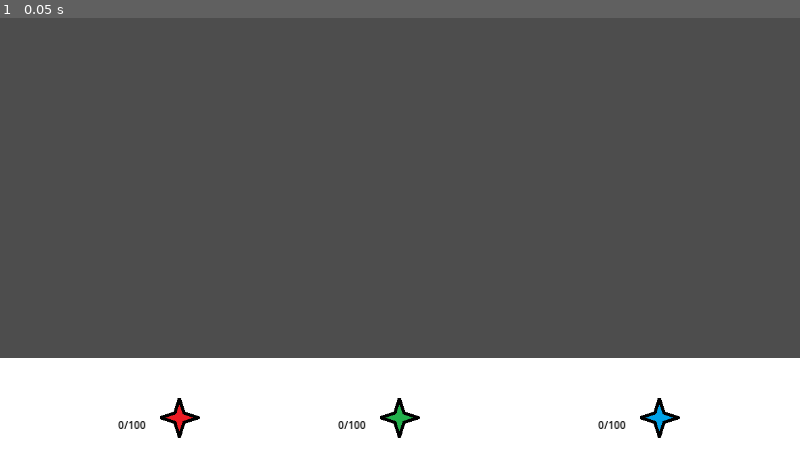
Above: before the commit, frame 1.
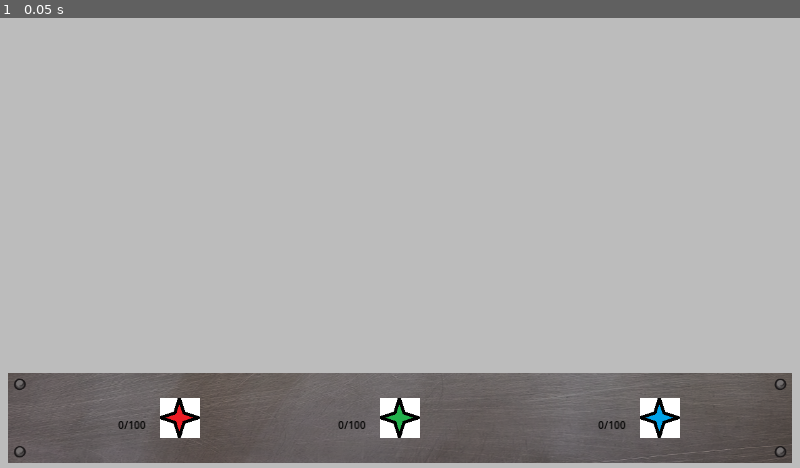
Above: after the commit, the same moment.

Repository: Piqulsky/hackathon
Game: Godot game, scene res://main_scene.tscn
Same seed, same stepped clock (60 frames per second), same inputs: the game is played once before the commit and once after it. This scene is started directly instead of the project's main scene.
Inputs:
- Up to frame 1 (0.05 s): no input

The runs differ from the first frame. In frame 1, 99% of the frame differs, in the area x 0-100%, y 0-100%.

Commit message:
Basic clickers plus scenes

Diff:
--- a/GUI/main_clickers.tscn
+++ b/GUI/main_clickers.tscn
@@ -1,6 +1,7 @@
-[gd_scene load_steps=8 format=3 uid="uid://ocjtlcfvg40s"]
+[gd_scene load_steps=9 format=3 uid="uid://ocjtlcfvg40s"]
 
 [ext_resource type="Texture2D" uid="uid://ds7wnuyi7kkda" path="res://TMPTextures/1.png" id="1_fod3n"]
+[ext_resource type="Texture2D" uid="uid://lcjhjxwbef5t" path="res://Textures/button_panel.png" id="1_xcymm"]
 [ext_resource type="Texture2D" uid="uid://cwclw3njmwnbj" path="res://TMPTextures/5.png" id="2_o5orp"]
 [ext_resource type="Script" path="res://Scripts/MainClickers/MaterialsTextureButton.gd" id="2_qh5u3"]
 [ext_resource type="Texture2D" uid="uid://bug7xvf1l1n6h" path="res://TMPTextures/6.png" id="3_tvfke"]
@@ -18,11 +19,9 @@
 grow_horizontal = 2
 grow_vertical = 2
 
-[node name="TMPBar" type="Polygon2D" parent="."]
-position = Vector2(640, 720)
-polygon = PackedVector2Array(-640, -176, -640, 0, 640, 0, 640, -176)
-
 [node name="ClickerBar" type="Sprite2D" parent="."]
+position = Vector2(640, 640)
+texture = ExtResource("1_xcymm")
 
 [node name="Clickers" type="Control" parent="."]
 anchors_preset = 0
--- a/Panels/creation_panel.tscn
+++ b/Panels/creation_panel.tscn
@@ -1,3 +1,9 @@
 [gd_scene format=3 uid="uid://dykxdwd8sv2wa"]
 
 [node name="CreationPanel" type="Node2D"]
+
+[node name="Sprite2D" type="Sprite2D" parent="."]
+
+[node name="Polygon2D" type="Polygon2D" parent="."]
+color = Color(1, 0.654902, 0.243137, 1)
+polygon = PackedVector2Array(1280, 0, 1280, 736, 0, 736, 0, 0)
--- a/Panels/general_panel.tscn
+++ b/Panels/general_panel.tscn
@@ -1,3 +1,9 @@
 [gd_scene format=3 uid="uid://cljctta8stwik"]
 
 [node name="GeneralPanel" type="Node2D"]
+
+[node name="Sprite2D" type="Sprite2D" parent="."]
+
+[node name="Polygon2D" type="Polygon2D" parent="."]
+color = Color(0.741176, 0.741176, 0.741176, 1)
+polygon = PackedVector2Array(1280, 0, 1280, 736, 0, 736, 0, 0)
--- a/Panels/people_panel.tscn
+++ b/Panels/people_panel.tscn
@@ -1,3 +1,9 @@
 [gd_scene format=3 uid="uid://dag0y1sdg6m76"]
 
 [node name="PeoplePanel" type="Node2D"]
+
+[node name="Sprite2D" type="Sprite2D" parent="."]
+
+[node name="Polygon2D" type="Polygon2D" parent="."]
+color = Color(0.823529, 0.654902, 1, 1)
+polygon = PackedVector2Array(1280, 0, 1280, 736, 0, 736, 0, 0)
--- a/Panels/saving_panel.tscn
+++ b/Panels/saving_panel.tscn
@@ -1,3 +1,9 @@
 [gd_scene format=3 uid="uid://pjcbs2uotd2y"]
 
 [node name="SavingPanel" type="Node2D"]
+
+[node name="Sprite2D" type="Sprite2D" parent="."]
+
+[node name="Polygon2D" type="Polygon2D" parent="."]
+color = Color(0, 0.823529, 0.996078, 1)
+polygon = PackedVector2Array(1280, 0, 1280, 736, 0, 736, 0, 0)
--- a/Panels/trees_panel.tscn
+++ b/Panels/trees_panel.tscn
@@ -1,3 +1,9 @@
 [gd_scene format=3 uid="uid://cvgdm66px55mr"]
 
 [node name="TreesPanel" type="Node2D"]
+
+[node name="Sprite2D" type="Sprite2D" parent="."]
+
+[node name="Polygon2D" type="Polygon2D" parent="."]
+color = Color(0.388235, 0.870588, 0, 1)
+polygon = PackedVector2Array(1280, 0, 1280, 736, 0, 736, 0, 0)
--- a/main_scene.tscn
+++ b/main_scene.tscn
@@ -1,7 +1,26 @@
-[gd_scene load_steps=2 format=3 uid="uid://bin16ivvd78ph"]
+[gd_scene load_steps=7 format=3 uid="uid://bin16ivvd78ph"]
 
+[ext_resource type="PackedScene" uid="uid://cljctta8stwik" path="res://Panels/general_panel.tscn" id="1_m6mal"]
 [ext_resource type="PackedScene" uid="uid://ocjtlcfvg40s" path="res://GUI/main_clickers.tscn" id="1_wo2dw"]
+[ext_resource type="PackedScene" uid="uid://cvgdm66px55mr" path="res://Panels/trees_panel.tscn" id="3_b0sv3"]
+[ext_resource type="PackedScene" uid="uid://dykxdwd8sv2wa" path="res://Panels/creation_panel.tscn" id="4_g8ts0"]
+[ext_resource type="PackedScene" uid="uid://dag0y1sdg6m76" path="res://Panels/people_panel.tscn" id="5_ctdjd"]
+[ext_resource type="PackedScene" uid="uid://pjcbs2uotd2y" path="res://Panels/saving_panel.tscn" id="6_81lbp"]
 
 [node name="MainScene" type="Node2D"]
 
+[node name="GeneralPanel" parent="." instance=ExtResource("1_m6mal")]
+
+[node name="TreesPanel" parent="." instance=ExtResource("3_b0sv3")]
+position = Vector2(-1280, 0)
+
+[node name="CreationPanel" parent="." instance=ExtResource("4_g8ts0")]
+position = Vector2(1280, 0)
+
+[node name="PeoplePanel" parent="." instance=ExtResource("5_ctdjd")]
+position = Vector2(-2560, 0)
+
+[node name="SavingPanel" parent="." instance=ExtResource("6_81lbp")]
+position = Vector2(2560, 0)
+
 [node name="MainClickers" parent="." instance=ExtResource("1_wo2dw")]
Binary file added: Textures/button_panel.png
Not shown, added: Textures/button_panel.png.import
